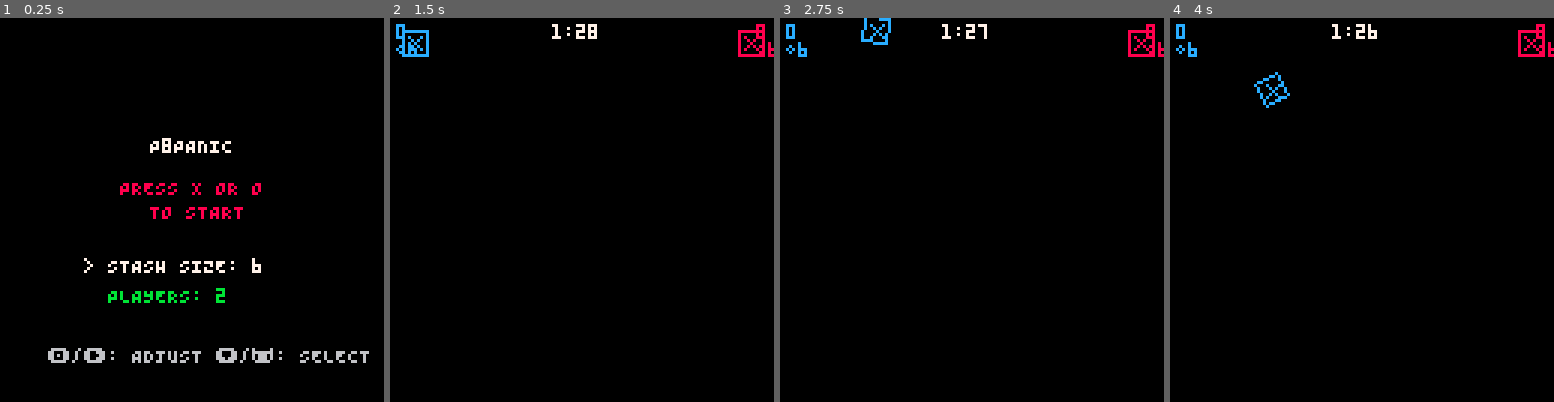
Above: before the commit, frames 1-4 (left to right).
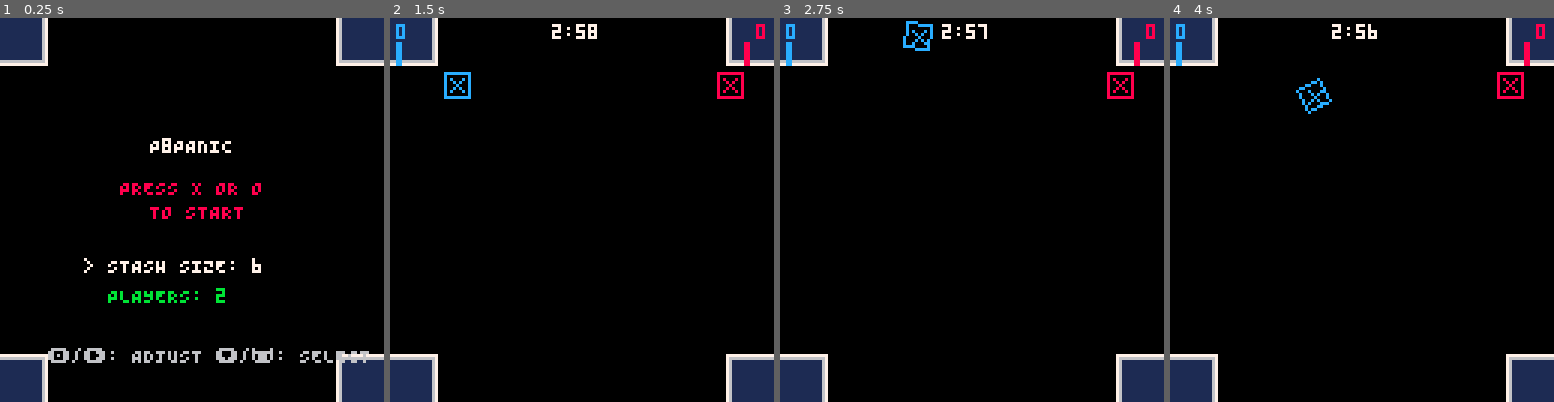
Above: after the commit, the same moments.

Repository: Arcadesys/p8panic
Game: PICO-8 cartridge p_8_panic.p8
The game is run twice, just before and just after one commit, with the same random seed, the same clock (stepped at 60 frames per second) and the same inputs.
Inputs:
- Up to frame 1 (0.25 s): no input
- Up to frame 2 (1.5 s): tap X (X key) at 0.33, 1.07 s; tap O (Z key) at 0.7 s
- Up to frame 3 (2.75 s): hold Right 1.6-2.1 s; tap O (Z key) at 1.7, 2.1, 2.5 s; tap X (X key) at 1.85 s; hold Up 2.15-2.42 s; hold Right from 2.47 s (still down)
- Up to frame 4 (4 s): tap O (Z key) at 2.9, 3.3, 3.7 s; tap X (X key) at 2.97 s; release Right at 3.03 s; hold Left 3.08-3.58 s; hold Down 3.63-3.97 s

The runs differ from the first frame. In frame 1, 6.2% of the frame differs, in the area x 0-100%, y 0-100%; in frame 2, 6.6%; in frame 3, 6.8%; in frame 4, 6.8%.

Commit message:
Increase game round duration to 180 seconds and adjust cursor spawn points; add UI overlay zones to prevent piece placement in corners.

Diff:
--- a/p_8_panic.p8
+++ b/p_8_panic.p8
@@ -29,7 +29,7 @@
 --#globals GAME_TIMER GAME_TIMER_MAX
 
 -- Game timer constants
-GAME_TIMER_MAX = 90 -- 90-second game rounds
+GAME_TIMER_MAX = 180 -- 180-second game rounds
 GAME_TIMER = GAME_TIMER_MAX
 
 -- CAPTURE_RADIUS_SQUARED = 64 -- (8*8) For capture proximity check -- Already defined above
@@ -118,10 +118,10 @@
 -- Initialize cursors for N players; they spawn in different screen corners.
 function init_cursors(num_players)
   local all_possible_spawn_points = {
-    {x = 4, y = 4},                -- P1: top-left
-    {x = 128 - 12, y = 4},           -- P2: top-right
-    {x = 4, y = 128 - 12},            -- P3: bottom-left
-    {x = 128 - 12, y = 128 - 12}     -- P4: bottom-right
+    {x = 18, y = 18},                -- P1: just outside top-left UI
+    {x = 128 - 18 - 1, y = 18},      -- P2: just outside top-right UI
+    {x = 18, y = 128 - 18 - 1},      -- P3: just outside bottom-left UI
+    {x = 128 - 18 - 1, y = 128 - 18 - 1} -- P4: just outside bottom-right UI
   }
 
   cursors = {} -- Clear existing cursors before re-initializing
@@ -344,102 +344,66 @@
 end
 
 
+
 function draw_menu_state()
+  -- main title and prompt
   print("P8PANIC", 50, 40, 7)
   print("PRESS X OR O", 40, 54, 8)
   print("TO START", 50, 62, 8)
-
-  -- Calculate colors based on selection
-  local stash_color = 11
-  local player_color = 11
-
-  -- Make sure menu_selection is initialized
-  if not menu_selection then
-    menu_selection = 1
-  end
-
-  if menu_selection == 1 then
-    stash_color = 7 -- Highlight with white when selected
-  elseif menu_selection == 2 then
-    player_color = 7 -- Highlight with white when selected
-  end
-
-  -- Draw stash size option
-  if menu_selection == 1 then
-    print("> STASH SIZE: "..STASH_SIZE, 28, 80, stash_color)
-  else
-    print("  STASH SIZE: "..STASH_SIZE, 28, 80, stash_color)
-  end
-
-  -- Draw player count option
-  if menu_selection == 2 then
-    print("> PLAYERS: "..PLAYER_COUNT, 28, 90, player_color)
-  else
-    print("  PLAYERS: "..PLAYER_COUNT, 28, 90, player_color)
-  end
-
-  -- Draw controls help
-  print("\x8e/\x91: ADJUST \x83/\x82: SELECT", 16, 110, 6) -- ⬅️/➡️ and ⬆️/⬇️ icons
+  -- ensure menu_selection
+  if not menu_selection then menu_selection = 1 end
+  -- highlight colors
+  local stash_color = (menu_selection == 1) and 7 or 11
+  local player_color = (menu_selection == 2) and 7 or 11
+  -- stash size option
+  print((menu_selection == 1 and ">" or " ").." STASH SIZE: "..STASH_SIZE,
+        28, 80, stash_color)
+  -- player count option
+  print((menu_selection == 2 and ">" or " ").." PLAYERS: "..PLAYER_COUNT,
+        28, 90, player_color)
+  -- controls help icons
+  print("\x8e/\x91: ADJUST \x83/\x82: SELECT", 16, 110, 6) -- controls help icons
 end
 
 function draw_playing_state_elements()
-  -- Draw game timer at the top center in MM:SS format
-  local total_secs = flr(GAME_TIMER)
-  local mins = flr(total_secs / 60)
-  local secs = total_secs % 60
-  local timer_str = mins .. ":" .. (secs < 10 and "0" or "") .. secs
-  local timer_x = 62 - #timer_str * 2
-  local timer_color = 7 -- Default white
-  if GAME_TIMER < 30 then timer_color = 8 end -- Red for low time
-  print(timer_str, timer_x, 2, timer_color)
-
-  -- Draw pieces
-  for _, piece_obj in ipairs(pieces) do
-    if piece_obj and piece_obj.draw then
-      piece_obj:draw()
-      -- Debug display of attacker count removed
-      -- No longer showing numbers above defenders
-    end
-  end
-
-  -- Draw cursors using their own draw method
-  for i, cur_obj in ipairs(cursors) do
-    if cur_obj and cur_obj.draw then
-      cur_obj:draw() -- This will now call the draw method from 7.cursor.lua
-    else
-      if cur_obj then
-        printh("P"..i.." CURSOR: Object exists but draw method is missing!")
-      else
-        printh("P"..i.." CURSOR: Object is nil!")
-      end
-    end
-  end
-
-  local margin = 2
-  local font_width = 4
-  local font_height = 5
-  for i=1, player_manager.get_player_count() do
-    local p_obj = player_manager.get_player(i)
-    if p_obj then
-      local score_txt = p_obj:get_score() .. ""
-      local p_color = p_obj:get_color()
-      -- Draw score in corner
-      local x, y = margin, margin
-      if i == 1 then x, y = margin, margin
-      elseif i == 2 then x, y = 128 - margin - #score_txt * font_width, margin
-      elseif i == 3 then x, y = margin, 128 - margin - font_height
-      elseif i == 4 then x, y = 128 - margin - #score_txt * font_width, 128 - margin - font_height
-      end
-      print(score_txt, x, y, p_color)
-      -- Draw compact stash
-      local stash_y = y + font_height + 1
-
-      for color, count in pairs(p_obj.stash) do
-        if count > 0 then
-          -- Draw color and count (e.g., "○5" in color 8)
-          print("○"..count, x, stash_y, color)
-          stash_y += font_height - 1 -- Slightly tighter spacing
-        end
+  -- Draw game timer in MM:SS
+  local secs = flr(GAME_TIMER)
+  local timer_str = flr(secs/60) .. ":" .. (secs%60 < 10 and "0" or "") .. (secs%60)
+  print(timer_str, 62 - #timer_str*2, 2, GAME_TIMER < 30 and 8 or 7)
+  -- Draw pieces and cursors
+  for _,o in ipairs(pieces) do if o.draw then o:draw() end end
+  for _,c in ipairs(cursors) do if c.draw then c:draw() end end
+  -- Draw stash bars for each player
+  local m,fw,fh,bh,bw,bs,nb = 2,4,5,8,2,1,4
+  for i=1,player_manager.get_player_count() do
+    local p = player_manager.get_player(i)
+    if p then
+      local s = tostr(p:get_score())
+      local sw = #s*fw
+      local tw = nb*bw + (nb-1)*bs
+      local block_w = max(sw,tw)
+      local ax = (i==2 or i==4) and (128-m-block_w) or m
+      local ay = (i>=3) and (128-m-(fh+2+bh)) or m
+      -- score
+      print(s, ax + ((block_w-sw) * ((i==2 or i==4) and 1 or 0)), ay, p:get_color())
+      -- bars
+      local bx = (i==2 or i==4) and (ax + block_w - tw) or ax
+      local by = ay + fh + 1
+      for j=1,nb do
+        local col = player_manager.colors[j] or 0
+        local cnt = p.stash[col] or 0
+        local h = flr(cnt / STASH_SIZE * bh)
+        h = mid(0,h,bh)
+        if i==1 or i==2 then
+          -- Top players: bars grow down from just below score
+          if h>0 then rectfill(bx,by,bx+bw-1,by+h-1,col)
+          else line(bx,by,bx+bw-1,by,1) end
+        else
+          -- Bottom players: bars grow up from bottom as before
+          if h>0 then rectfill(bx,by+(bh-h),bx+bw-1,by+bh-1,col)
+          else line(bx,by+bh-1,bx+bw-1,by+bh-1,1) end
+        end
+        bx += bw + bs
       end
     end
   end
@@ -447,6 +411,8 @@
 
 function _draw()
   cls(0)
+  -- Draw background UI map
+  map(0, 0, 0, 0, 16, 16,0)
   if current_game_state == GAME_STATE_MENU then
     draw_menu_state()
   elseif current_game_state == GAME_STATE_PLAYING then
@@ -1022,6 +988,14 @@
 -- local sqrt, abs = sqrt, abs
 
 function legal_placement(piece_params)
+  -- UI overlay forbidden zones (16x16 px in each corner)
+  local ui_zones = {
+    {x1=0, y1=0, x2=15, y2=15}, -- top-left
+    {x1=112, y1=0, x2=127, y2=15}, -- top-right
+    {x1=0, y1=112, x2=15, y2=127}, -- bottom-left
+    {x1=112, y1=112, x2=127, y2=127} -- bottom-right
+  }
+
   local bw, bh = 128, 128
   local temp_piece_obj = create_piece(piece_params)
   if not temp_piece_obj then return false end
@@ -1060,6 +1034,12 @@
   if not corners or #corners == 0 then return false end -- No vertices to check
   for c in all(corners) do
     if c.x < 0 or c.x > bw or c.y < 0 or c.y > bh then return false end
+    -- Block placement if any vertex is inside a UI overlay zone
+    for z in all(ui_zones) do
+      if c.x >= z.x1 and c.x <= z.x2 and c.y >= z.y1 and c.y <= z.y2 then
+        return false
+      end
+    end
   end
 
   for _, ep_obj in ipairs(pieces) do
@@ -1543,16 +1523,18 @@
 00000000111111677611111111111111000000000000000000000000000000000000000000000000000000000000000000000000000000000000000000000000
 __map__
 1213000000000000000000000000111200000000000000000000000000000000000000000000000000000000000000000000000000000000000000000000000000000000000000000000000000000000000000000000000000000000000000000000000000000000000000000000000000000000000000000000000000000000
-1223000000000000000000000000211200000000000000000000000000000000000000000000000000000000000000000000000000000000000000000000000000000000000000000000000000000000000000000000000000000000000000000000000000000000000000000000000000000000000000000000000000000000
-1300000000000000000000000000001100000000000000000000000000000000000000000000000000000000000000000000000000000000000000000000000000000000000000000000000000000000000000000000000000000000000000000000000000000000000000000000000000000000000000000000000000000000
-1300000000000000000000000000001100000000000000000000000000000000000000000000000000000000000000000000000000000000000000000000000000000000000000000000000000000000000000000000000000000000000000000000000000000000000000000000000000000000000000000000000000000000
-3100000000000000000000000000001100000000000000000000000000000000000000000000000000000000000000000000000000000000000000000000000000000000000000000000000000000000000000000000000000000000000000000000000000000000000000000000000000000000000000000000000000000000
-1300000000000000000000000000001100000000000000000000000000000000000000000000000000000000000000000000000000000000000000000000000000000000000000000000000000000000000000000000000000000000000000000000000000000000000000000000000000000000000000000000000000000000
-1300000000000000000000000000001100000000000000000000000000000000000000000000000000000000000000000000000000000000000000000000000000000000000000000000000000000000000000000000000000000000000000000000000000000000000000000000000000000000000000000000000000000000
-3100000000000000000000000000003200000000000000000000000000000000000000000000000000000000000000000000000000000000000000000000000000000000000000000000000000000000000000000000000000000000000000000000000000000000000000000000000000000000000000000000000000000000
-1300000000000000000000000000001100000000000000000000000000000000000000000000000000000000000000000000000000000000000000000000000000000000000000000000000000000000000000000000000000000000000000000000000000000000000000000000000000000000000000000000000000000000
-1300000000000000000000000000001100000000000000000000000000000000000000000000000000000000000000000000000000000000000000000000000000000000000000000000000000000000000000000000000000000000000000000000000000000000000000000000000000000000000000000000000000000000
-1300000000000000000000000000001100000000000000000000000000000000000000000000000000000000000000000000000000000000000000000000000000000000000000000000000000000000000000000000000000000000000000000000000000000000000000000000000000000000000000000000000000000000
-1300000000000000000000000000001100000000000000000000000000000000000000000000000000000000000000000000000000000000000000000000000000000000000000000000000000000000000000000000000000000000000000000000000000000000000000000000000000000000000000000000000000000000
-1203000000000000000000000000011200000000000000000000000000000000000000000000000000000000000000000000000000000000000000000000000000000000000000000000000000000000000000000000000000000000000000000000000000000000000000000000000000000000000000000000000000000000
+2223000000000000000000000000212200000000000000000000000000000000000000000000000000000000000000000000000000000000000000000000000000000000000000000000000000000000000000000000000000000000000000000000000000000000000000000000000000000000000000000000000000000000
+0000000000000000000000000000000000000000000000000000000000000000000000000000000000000000000000000000000000000000000000000000000000000000000000000000000000000000000000000000000000000000000000000000000000000000000000000000000000000000000000000000000000000000
+0000000000000000000000000000000000000000000000000000000000000000000000000000000000000000000000000000000000000000000000000000000000000000000000000000000000000000000000000000000000000000000000000000000000000000000000000000000000000000000000000000000000000000
+0000000000000000000000000000000000000000000000000000000000000000000000000000000000000000000000000000000000000000000000000000000000000000000000000000000000000000000000000000000000000000000000000000000000000000000000000000000000000000000000000000000000000000
+0000000000000000000000000000000000000000000000000000000000000000000000000000000000000000000000000000000000000000000000000000000000000000000000000000000000000000000000000000000000000000000000000000000000000000000000000000000000000000000000000000000000000000
+0000000000000000000000000000000000000000000000000000000000000000000000000000000000000000000000000000000000000000000000000000000000000000000000000000000000000000000000000000000000000000000000000000000000000000000000000000000000000000000000000000000000000000
+0000000000000000000000000000000000000000000000000000000000000000000000000000000000000000000000000000000000000000000000000000000000000000000000000000000000000000000000000000000000000000000000000000000000000000000000000000000000000000000000000000000000000000
+0000000000000000000000000000000000000000000000000000000000000000000000000000000000000000000000000000000000000000000000000000000000000000000000000000000000000000000000000000000000000000000000000000000000000000000000000000000000000000000000000000000000000000
+0000000000000000000000000000000000000000000000000000000000000000000000000000000000000000000000000000000000000000000000000000000000000000000000000000000000000000000000000000000000000000000000000000000000000000000000000000000000000000000000000000000000000000
+0000000000000000000000000000000000000000000000000000000000000000000000000000000000000000000000000000000000000000000000000000000000000000000000000000000000000000000000000000000000000000000000000000000000000000000000000000000000000000000000000000000000000000
+0000000000000000000000000000000000000000000000000000000000000000000000000000000000000000000000000000000000000000000000000000000000000000000000000000000000000000000000000000000000000000000000000000000000000000000000000000000000000000000000000000000000000000
+0000000000000000000000000000000000000000000000000000000000000000000000000000000000000000000000000000000000000000000000000000000000000000000000000000000000000000000000000000000000000000000000000000000000000000000000000000000000000000000000000000000000000000
+0000000000000000000000000000000000000000000000000000000000000000000000000000000000000000000000000000000000000000000000000000000000000000000000000000000000000000000000000000000000000000000000000000000000000000000000000000000000000000000000000000000000000000
+0203000000000000000000000000010200000000000000000000000000000000000000000000000000000000000000000000000000000000000000000000000000000000000000000000000000000000000000000000000000000000000000000000000000000000000000000000000000000000000000000000000000000000
 1213000000000000000000000000111200000000000000000000000000000000000000000000000000000000000000000000000000000000000000000000000000000000000000000000000000000000000000000000000000000000000000000000000000000000000000000000000000000000000000000000000000000000
--- a/src/0.init.lua
+++ b/src/0.init.lua
@@ -26,7 +26,7 @@
 --#globals GAME_TIMER GAME_TIMER_MAX
 
 -- Game timer constants
-GAME_TIMER_MAX = 90 -- 90-second game rounds
+GAME_TIMER_MAX = 180 -- 180-second game rounds
 GAME_TIMER = GAME_TIMER_MAX
 
 -- CAPTURE_RADIUS_SQUARED = 64 -- (8*8) For capture proximity check -- Already defined above
@@ -115,10 +115,10 @@
 -- Initialize cursors for N players; they spawn in different screen corners.
 function init_cursors(num_players)
   local all_possible_spawn_points = {
-    {x = 4, y = 4},                -- P1: top-left
-    {x = 128 - 12, y = 4},           -- P2: top-right
-    {x = 4, y = 128 - 12},            -- P3: bottom-left
-    {x = 128 - 12, y = 128 - 12}     -- P4: bottom-right
+    {x = 18, y = 18},                -- P1: just outside top-left UI
+    {x = 128 - 18 - 1, y = 18},      -- P2: just outside top-right UI
+    {x = 18, y = 128 - 18 - 1},      -- P3: just outside bottom-left UI
+    {x = 128 - 18 - 1, y = 128 - 18 - 1} -- P4: just outside bottom-right UI
   }
 
   cursors = {} -- Clear existing cursors before re-initializing
@@ -341,102 +341,66 @@
 end
 
 
+
 function draw_menu_state()
+  -- main title and prompt
   print("P8PANIC", 50, 40, 7)
   print("PRESS X OR O", 40, 54, 8)
   print("TO START", 50, 62, 8)
-
-  -- Calculate colors based on selection
-  local stash_color = 11
-  local player_color = 11
-
-  -- Make sure menu_selection is initialized
-  if not menu_selection then
-    menu_selection = 1
-  end
-
-  if menu_selection == 1 then
-    stash_color = 7 -- Highlight with white when selected
-  elseif menu_selection == 2 then
-    player_color = 7 -- Highlight with white when selected
-  end
-
-  -- Draw stash size option
-  if menu_selection == 1 then
-    print("> STASH SIZE: "..STASH_SIZE, 28, 80, stash_color)
-  else
-    print("  STASH SIZE: "..STASH_SIZE, 28, 80, stash_color)
-  end
-
-  -- Draw player count option
-  if menu_selection == 2 then
-    print("> PLAYERS: "..PLAYER_COUNT, 28, 90, player_color)
-  else
-    print("  PLAYERS: "..PLAYER_COUNT, 28, 90, player_color)
-  end
-
-  -- Draw controls help
-  print("\x8e/\x91: ADJUST \x83/\x82: SELECT", 16, 110, 6) -- ⬅️/➡️ and ⬆️/⬇️ icons
+  -- ensure menu_selection
+  if not menu_selection then menu_selection = 1 end
+  -- highlight colors
+  local stash_color = (menu_selection == 1) and 7 or 11
+  local player_color = (menu_selection == 2) and 7 or 11
+  -- stash size option
+  print((menu_selection == 1 and ">" or " ").." STASH SIZE: "..STASH_SIZE,
+        28, 80, stash_color)
+  -- player count option
+  print((menu_selection == 2 and ">" or " ").." PLAYERS: "..PLAYER_COUNT,
+        28, 90, player_color)
+  -- controls help icons
+  print("\x8e/\x91: ADJUST \x83/\x82: SELECT", 16, 110, 6) -- controls help icons
 end
 
 function draw_playing_state_elements()
-  -- Draw game timer at the top center in MM:SS format
-  local total_secs = flr(GAME_TIMER)
-  local mins = flr(total_secs / 60)
-  local secs = total_secs % 60
-  local timer_str = mins .. ":" .. (secs < 10 and "0" or "") .. secs
-  local timer_x = 62 - #timer_str * 2
-  local timer_color = 7 -- Default white
-  if GAME_TIMER < 30 then timer_color = 8 end -- Red for low time
-  print(timer_str, timer_x, 2, timer_color)
-
-  -- Draw pieces
-  for _, piece_obj in ipairs(pieces) do
-    if piece_obj and piece_obj.draw then
-      piece_obj:draw()
-      -- Debug display of attacker count removed
-      -- No longer showing numbers above defenders
-    end
-  end
-
-  -- Draw cursors using their own draw method
-  for i, cur_obj in ipairs(cursors) do
-    if cur_obj and cur_obj.draw then
-      cur_obj:draw() -- This will now call the draw method from 7.cursor.lua
-    else
-      if cur_obj then
-        printh("P"..i.." CURSOR: Object exists but draw method is missing!")
-      else
-        printh("P"..i.." CURSOR: Object is nil!")
-      end
-    end
-  end
-
-  local margin = 2
-  local font_width = 4
-  local font_height = 5
-  for i=1, player_manager.get_player_count() do
-    local p_obj = player_manager.get_player(i)
-    if p_obj then
-      local score_txt = p_obj:get_score() .. ""
-      local p_color = p_obj:get_color()
-      -- Draw score in corner
-      local x, y = margin, margin
-      if i == 1 then x, y = margin, margin
-      elseif i == 2 then x, y = 128 - margin - #score_txt * font_width, margin
-      elseif i == 3 then x, y = margin, 128 - margin - font_height
-      elseif i == 4 then x, y = 128 - margin - #score_txt * font_width, 128 - margin - font_height
-      end
-      print(score_txt, x, y, p_color)
-      -- Draw compact stash
-      local stash_y = y + font_height + 1
-
-      for color, count in pairs(p_obj.stash) do
-        if count > 0 then
-          -- Draw color and count (e.g., "○5" in color 8)
-          print("○"..count, x, stash_y, color)
-          stash_y += font_height - 1 -- Slightly tighter spacing
+  -- Draw game timer in MM:SS
+  local secs = flr(GAME_TIMER)
+  local timer_str = flr(secs/60) .. ":" .. (secs%60 < 10 and "0" or "") .. (secs%60)
+  print(timer_str, 62 - #timer_str*2, 2, GAME_TIMER < 30 and 8 or 7)
+  -- Draw pieces and cursors
+  for _,o in ipairs(pieces) do if o.draw then o:draw() end end
+  for _,c in ipairs(cursors) do if c.draw then c:draw() end end
+  -- Draw stash bars for each player
+  local m,fw,fh,bh,bw,bs,nb = 2,4,5,8,2,1,4
+  for i=1,player_manager.get_player_count() do
+    local p = player_manager.get_player(i)
+    if p then
+      local s = tostr(p:get_score())
+      local sw = #s*fw
+      local tw = nb*bw + (nb-1)*bs
+      local block_w = max(sw,tw)
+      local ax = (i==2 or i==4) and (128-m-block_w) or m
+      local ay = (i>=3) and (128-m-(fh+2+bh)) or m
+      -- score
+      print(s, ax + ((block_w-sw) * ((i==2 or i==4) and 1 or 0)), ay, p:get_color())
+      -- bars
+      local bx = (i==2 or i==4) and (ax + block_w - tw) or ax
+      local by = ay + fh + 1
+      for j=1,nb do
+        local col = player_manager.colors[j] or 0
+        local cnt = p.stash[col] or 0
+        local h = flr(cnt / STASH_SIZE * bh)
+        h = mid(0,h,bh)
+        if i==1 or i==2 then
+          -- Top players: bars grow down from just below score
+          if h>0 then rectfill(bx,by,bx+bw-1,by+h-1,col)
+          else line(bx,by,bx+bw-1,by,1) end
+        else
+          -- Bottom players: bars grow up from bottom as before
+          if h>0 then rectfill(bx,by+(bh-h),bx+bw-1,by+bh-1,col)
+          else line(bx,by+bh-1,bx+bw-1,by+bh-1,1) end
         end
+        bx += bw + bs
       end
     end
   end
@@ -444,6 +408,8 @@
 
 function _draw()
   cls(0)
+  -- Draw background UI map
+  map(0, 0, 0, 0, 16, 16,0)
   if current_game_state == GAME_STATE_MENU then
     draw_menu_state()
   elseif current_game_state == GAME_STATE_PLAYING then
--- a/src/4.placement.lua
+++ b/src/4.placement.lua
@@ -10,6 +10,14 @@
 -- local sqrt, abs = sqrt, abs
 
 function legal_placement(piece_params)
+  -- UI overlay forbidden zones (16x16 px in each corner)
+  local ui_zones = {
+    {x1=0, y1=0, x2=15, y2=15}, -- top-left
+    {x1=112, y1=0, x2=127, y2=15}, -- top-right
+    {x1=0, y1=112, x2=15, y2=127}, -- bottom-left
+    {x1=112, y1=112, x2=127, y2=127} -- bottom-right
+  }
+
   local bw, bh = 128, 128
   local temp_piece_obj = create_piece(piece_params)
   if not temp_piece_obj then return false end
@@ -48,6 +56,12 @@
   if not corners or #corners == 0 then return false end -- No vertices to check
   for c in all(corners) do
     if c.x < 0 or c.x > bw or c.y < 0 or c.y > bh then return false end
+    -- Block placement if any vertex is inside a UI overlay zone
+    for z in all(ui_zones) do
+      if c.x >= z.x1 and c.x <= z.x2 and c.y >= z.y1 and c.y <= z.y2 then
+        return false
+      end
+    end
   end
 
   for _, ep_obj in ipairs(pieces) do
